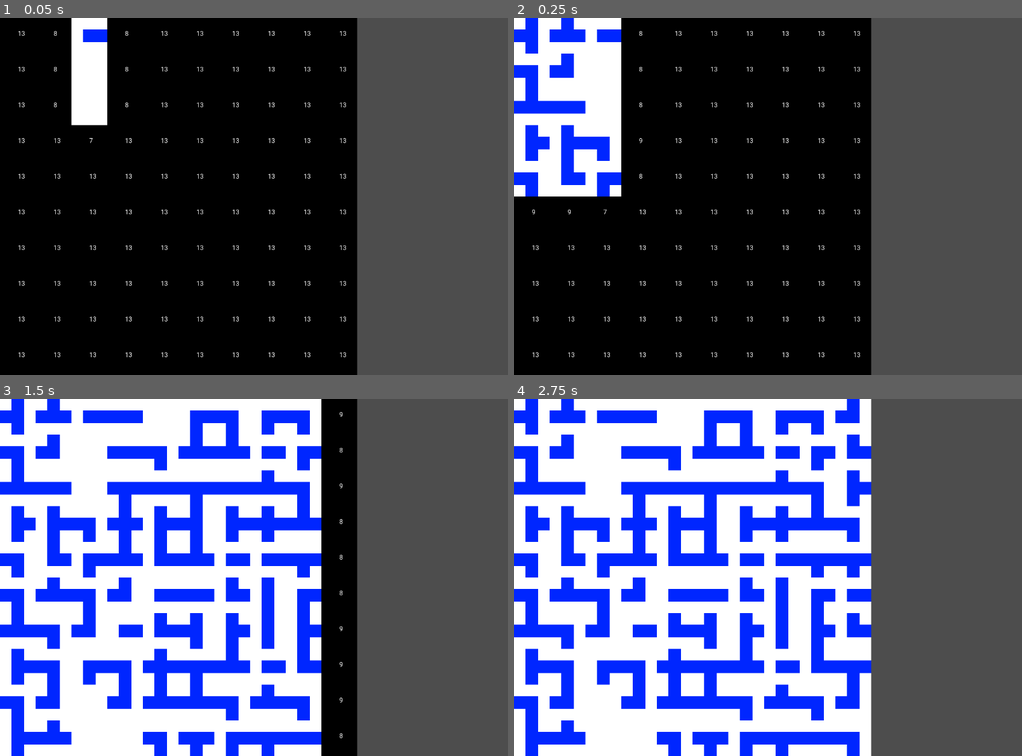
Above: before the commit, frames 1-4 (two rows, left to right).
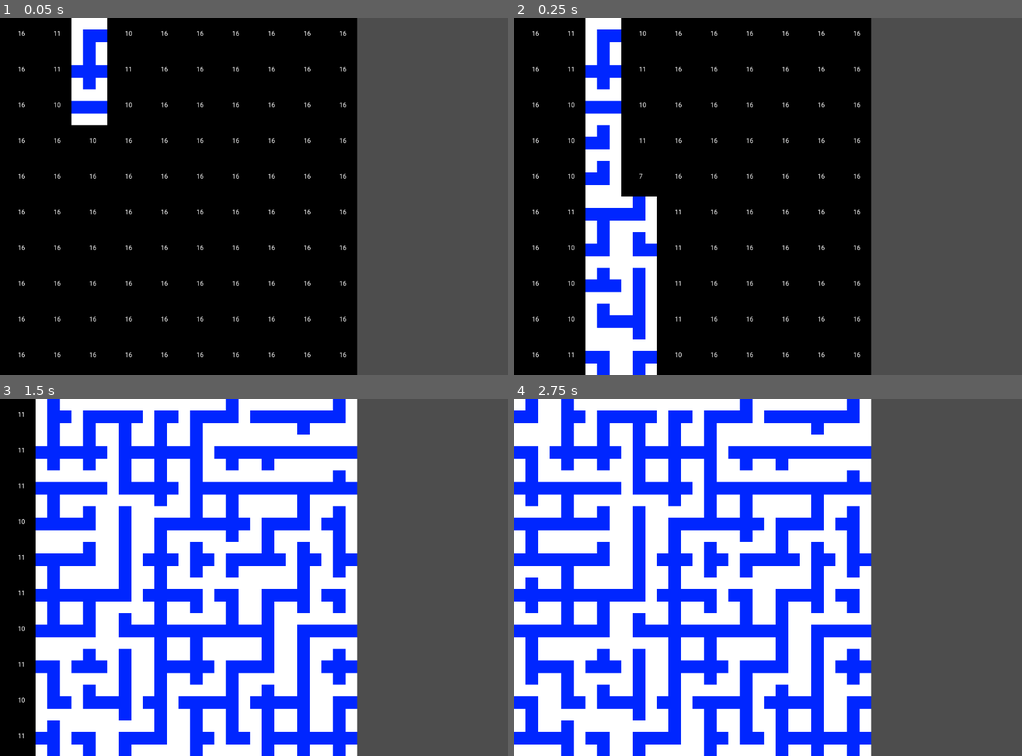
Above: after the commit, the same moments.

Repository: cospan/godot-wave-function-collapse
Game: Godot game, scene res://game/game.tscn
Same seed, same stepped clock (60 frames per second), same inputs: the game is played once before the commit and once after it.
Inputs:
- Up to frame 1 (0.05 s): no input
- Up to frame 2 (0.25 s): no input
- Up to frame 3 (1.5 s): no input
- Up to frame 4 (2.75 s): tap Enter at 2 s

The runs differ from the first frame. In frame 1, 1.4% of the frame differs, in the area x 4-69%, y 3-96%; in frame 2, 16%; in frame 3, 27%, in the area x 0-71%, y 0-100%; in frame 4, 16%.

Commit message:
Added soft constraints, debugging

Diff:
--- a/game/game.gd
+++ b/game/game.gd
@@ -27,7 +27,10 @@
     T_180,
     T_270,
     CROSS,
-    END
+    END,
+    END_90,
+    END_180,
+    END_270
 }
 
 enum SocketType {
@@ -146,10 +149,9 @@
         assert(false, "Contradiction at %s" % m_tile_pos)
 
     # Collapse the tile to a single type (Pick a random tile from the list of valid tiles)
-    var rand_tile_name = valid_tiles[randi_range(0, valid_tiles.size() - 1)]
-    #var rand_tile_name = TileType.keys()[rand_tile]
-    #var rand_tile_name = TileType.values()[rand_tile]
-    m_tile_map[m_tile_pos.x][m_tile_pos.y] = {"type":  rand_tile_name, "entropy": 1, "collapsed": true}
+    var collapsed_tile_name = apply_soft_constraints(valid_tiles)
+    #var collapsed_tile_name = valid_tiles[randi_range(0, valid_tiles.size() - 1)]
+    m_tile_map[m_tile_pos.x][m_tile_pos.y] = {"type":  collapsed_tile_name, "entropy": 1, "collapsed": true}
 
     # Propagate the entropy until it is stable
     propagate_entropy(m_tile_pos)
@@ -204,6 +206,54 @@
                 # We should update
                 m_wfc_image_viewer.set_tile(i, j, m_texture_dict[tile_name]["image"], model_entropy)
 
+func apply_soft_constraints(tiles:Array):
+    # We have a list of tiles, we need to apply the soft constraints to them
+
+    # First check if there are any tiles that have more than one path socket
+    # If there are then we need to pick one of those tiles
+    var path_tiles = Array()
+    for tile in tiles:
+        var sockets = m_texture_dict[tile]["sockets"]
+        var path_count = 0
+        for socket in sockets:
+            if socket == SocketType.PATH:
+                path_count += 1
+        if path_count > 1:
+            path_tiles.append(tile)
+
+    if len(path_tiles) > 0:
+        tiles = path_tiles
+
+    var weighted_tiles = Array()
+    for tile in tiles:
+        var sockets = m_texture_dict[tile]["sockets"]
+        var weight = 1 # Need this or there will never be any blank tiles
+        for socket in sockets:
+            if socket == SocketType.PATH:
+                weight += 1
+        weighted_tiles.append(weight)
+
+    var collapsed_tile = tiles[weighted_random_select(weighted_tiles)]
+    print ("Tiles: %s" % str(tiles, weighted_tiles, collapsed_tile))
+
+    return collapsed_tile
+
+
+func weighted_random_select(weights:Array) -> int:
+    # We have an array of weights, we need to pick a random index based on the weights
+    # We can do this by creating a cumulative sum array and then picking a random number between 0 and the sum
+    # Then we can find the index of the cumulative sum array that is greater than the random number
+    var cumulative_sum = Array()
+    var sum = 0
+    for i in range(weights.size()):
+        sum += weights[i]
+        cumulative_sum.append(sum)
+    var rand = randf_range(0, sum)
+    for i in range(cumulative_sum.size()):
+        if rand < cumulative_sum[i]:
+            return i
+    return cumulative_sum.size() - 1
+
 func get_adjacent_positions(tile_pos:Vector2i) -> Array:
     var tile_pos_x = tile_pos.x
     var tile_pos_y = tile_pos.y
@@ -287,29 +337,29 @@
                 var image = texture_nothing.get_image()
                 image.convert(Image.FORMAT_RGBA8)
                 texture_dict[key]["image"] = image
-                texture_dict[key]["sockets"] = [SocketType.PATH, SocketType.PATH, SocketType.PATH, SocketType.PATH]
+                texture_dict[key]["sockets"] = [SocketType.BLANK, SocketType.BLANK, SocketType.BLANK, SocketType.BLANK]
             "STRAIGHT":
                 var image = texture_straight.get_image()
                 image.convert(Image.FORMAT_RGBA8)
                 texture_dict[key]["image"] = image
-                texture_dict[key]["sockets"] = [SocketType.PATH, SocketType.BLANK,  SocketType.PATH, SocketType.BLANK]
+                texture_dict[key]["sockets"] = [SocketType.BLANK, SocketType.PATH,  SocketType.BLANK, SocketType.PATH]
             "STRAIGHT_90":
                 var image = texture_straight.get_image()
                 image.convert(Image.FORMAT_RGBA8)
                 image.rotate_90(CLOCKWISE)
                 texture_dict[key]["image"] = image
-                texture_dict[key]["sockets"] = [SocketType.BLANK,  SocketType.PATH, SocketType.BLANK,  SocketType.PATH]
+                texture_dict[key]["sockets"] = [SocketType.PATH,  SocketType.BLANK, SocketType.PATH,  SocketType.BLANK]
             "TURN":
                 var image = texture_turn.get_image()
                 image.convert(Image.FORMAT_RGBA8)
                 texture_dict[key]["image"] = image
-                texture_dict[key]["sockets"] = [SocketType.PATH, SocketType.BLANK,  SocketType.BLANK,  SocketType.PATH]
+                texture_dict[key]["sockets"] = [SocketType.BLANK, SocketType.PATH,  SocketType.PATH,  SocketType.BLANK]
             "TURN_90":
                 var image = texture_turn.get_image()
                 image.convert(Image.FORMAT_RGBA8)
                 image.rotate_90(CLOCKWISE)
                 texture_dict[key]["image"] = image
-                texture_dict[key]["sockets"] = [SocketType.BLANK,  SocketType.PATH, SocketType.PATH, SocketType.BLANK]
+                texture_dict[key]["sockets"] = [SocketType.BLANK,  SocketType.BLANK, SocketType.PATH, SocketType.PATH]
             "TURN_180":
                 var image = texture_turn.get_image()
                 image.convert(Image.FORMAT_RGBA8)
@@ -321,40 +371,58 @@
                 image.convert(Image.FORMAT_RGBA8)
                 image.rotate_90(COUNTERCLOCKWISE)
                 texture_dict[key]["image"] = image
-                texture_dict[key]["sockets"] = [SocketType.BLANK,  SocketType.PATH, SocketType.PATH, SocketType.BLANK]
+                texture_dict[key]["sockets"] = [SocketType.PATH,  SocketType.PATH, SocketType.BLANK, SocketType.BLANK]
             "T":
                 var image = texture_t.get_image()
                 image.convert(Image.FORMAT_RGBA8)
                 texture_dict[key]["image"] = image
-                texture_dict[key]["sockets"] = [SocketType.BLANK,  SocketType.BLANK,  SocketType.BLANK,  SocketType.PATH]
+                texture_dict[key]["sockets"] = [SocketType.PATH,  SocketType.PATH,  SocketType.PATH,  SocketType.BLANK]
             "T_90":
                 var image = texture_t.get_image()
                 image.convert(Image.FORMAT_RGBA8)
                 image.rotate_90(CLOCKWISE)
                 texture_dict[key]["image"] = image
-                texture_dict[key]["sockets"] = [SocketType.PATH, SocketType.BLANK,  SocketType.BLANK,  SocketType.BLANK]
+                texture_dict[key]["sockets"] = [SocketType.BLANK, SocketType.PATH,  SocketType.PATH,  SocketType.PATH]
             "T_180":
                 var image = texture_t.get_image()
                 image.convert(Image.FORMAT_RGBA8)
                 image.rotate_180()
                 texture_dict[key]["image"] = image
-                texture_dict[key]["sockets"] = [SocketType.BLANK,  SocketType.BLANK,  SocketType.BLANK,  SocketType.PATH]
+                texture_dict[key]["sockets"] = [SocketType.PATH,  SocketType.BLANK,  SocketType.PATH,  SocketType.PATH]
             "T_270":
                 var image = texture_t.get_image()
                 image.convert(Image.FORMAT_RGBA8)
                 image.rotate_90(COUNTERCLOCKWISE)
                 texture_dict[key]["image"] = image
-                texture_dict[key]["sockets"] = [SocketType.PATH, SocketType.BLANK,  SocketType.BLANK,  SocketType.BLANK]
+                texture_dict[key]["sockets"] = [SocketType.PATH, SocketType.PATH,  SocketType.BLANK,  SocketType.PATH]
             "CROSS":
                 var image = texture_cross.get_image()
                 image.convert(Image.FORMAT_RGBA8)
                 texture_dict[key]["image"] = image
-                texture_dict[key]["sockets"] = [SocketType.BLANK,  SocketType.BLANK,  SocketType.BLANK,  SocketType.BLANK]
+                texture_dict[key]["sockets"] = [SocketType.PATH,  SocketType.PATH,  SocketType.PATH,  SocketType.PATH]
             "END":
                 var image = texture_end.get_image()
                 image.convert(Image.FORMAT_RGBA8)
                 texture_dict[key]["image"] = image
-                texture_dict[key]["sockets"] = [SocketType.PATH, SocketType.BLANK,  SocketType.PATH, SocketType.PATH]
+                texture_dict[key]["sockets"] = [SocketType.BLANK, SocketType.PATH,  SocketType.BLANK, SocketType.BLANK]
+            "END_90":
+                var image = texture_end.get_image()
+                image.convert(Image.FORMAT_RGBA8)
+                image.rotate_90(CLOCKWISE)
+                texture_dict[key]["image"] = image
+                texture_dict[key]["sockets"] = [SocketType.BLANK, SocketType.BLANK, SocketType.PATH,  SocketType.BLANK]
+            "END_180":
+                var image = texture_end.get_image()
+                image.convert(Image.FORMAT_RGBA8)
+                image.rotate_180()
+                texture_dict[key]["image"] = image
+                texture_dict[key]["sockets"] = [SocketType.BLANK,  SocketType.BLANK, SocketType.PATH, SocketType.BLANK]
+            "END_270":
+                var image = texture_end.get_image()
+                image.convert(Image.FORMAT_RGBA8)
+                image.rotate_90(COUNTERCLOCKWISE)
+                texture_dict[key]["image"] = image
+                texture_dict[key]["sockets"] = [SocketType.PATH, SocketType.BLANK, SocketType.BLANK, SocketType.BLANK]
             _:
                 print ("Unrecognized Tile Type!")
     return texture_dict
--- a/game/wfc_image_viewer.gd
+++ b/game/wfc_image_viewer.gd
@@ -64,7 +64,7 @@
             for j in range(m_entropy_2darray[i].size()):
 
                 var entropy = m_entropy_2darray[i][j]
-                print ("Entropy: %d" % entropy)
+                #print ("Entropy: %d" % entropy)
                 if entropy != 1:
                     #print ("Entropy: %d" % entropy)
                     var pos = Vector2(i * m_tile_size.x + float(m_tile_size.x) / 2, j * m_tile_size.y + float(m_tile_size.y) / 2)
